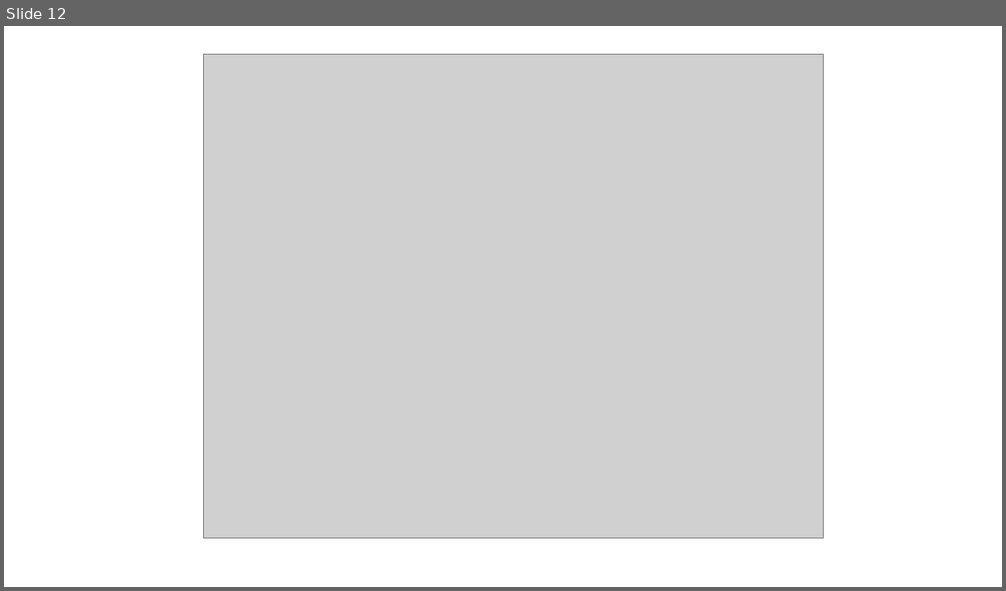
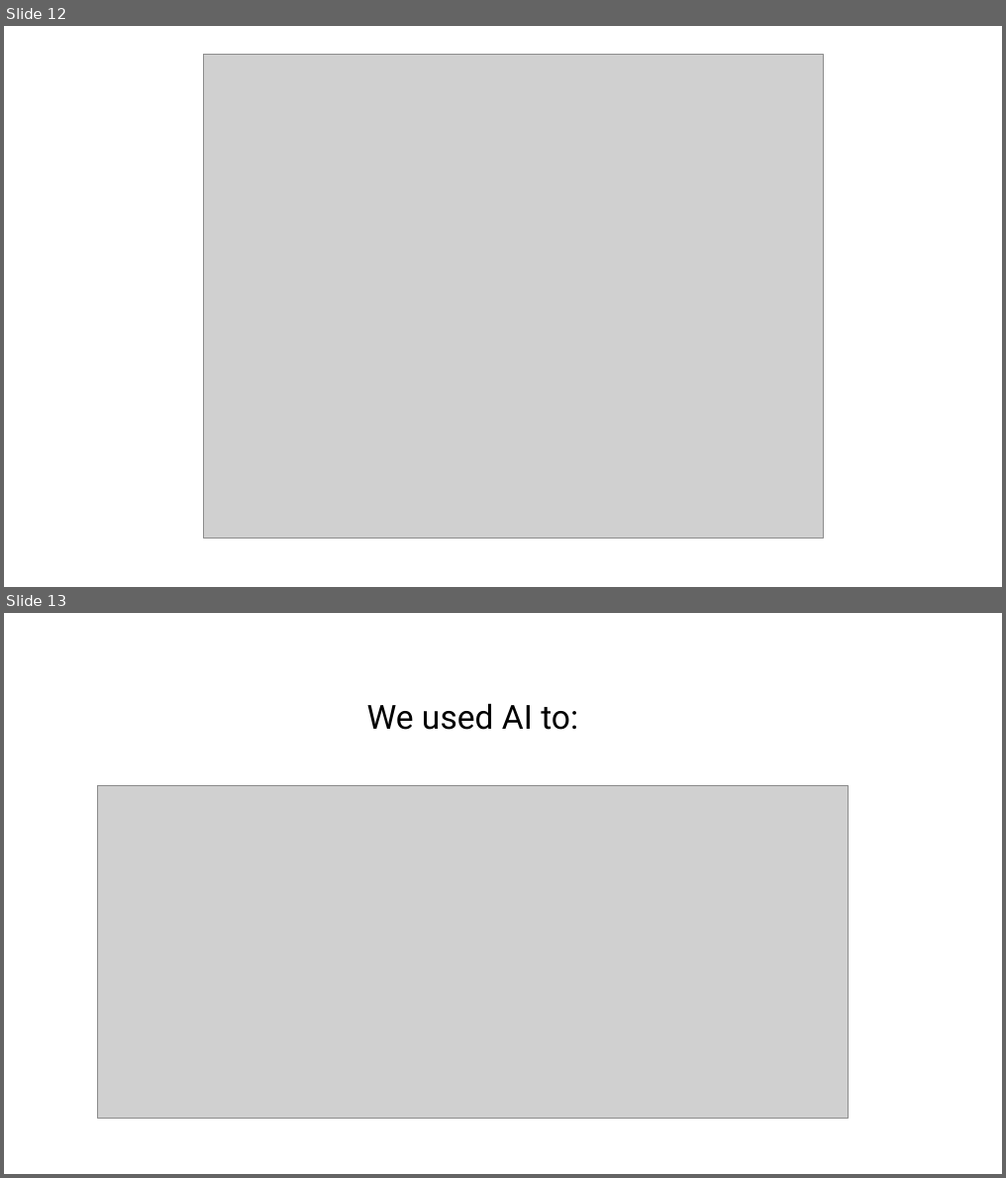
Before and after one commit to Lefteris-B/2024-CSAW, a slide deck: presentations/CSAW_2024_second_stage.pptx. Shown one above the other, each under a label of ours: slide 12 before the commit, slides 12 and 13 after it. The pictures are 1006x591 and 1006x1178 pixels, drawn with LibreOffice and Linux fonts; fonts in the diff are those of the drawing; grey boxes stand for pictures. Boxes give left, top, right and bottom in pixels: in the first picture for what was removed or moved away, otherwise in the second. Text is boxed around its words. In the diff, an @@ line names an element or a change of style, - is before the commit and + after.

```diff
--- a/presentations/CSAW_2024_second_stage.pptx
+++ b/presentations/CSAW_2024_second_stage.pptx
@@ slide 13 added at <box>4,613,1002,1174</box>, background #FFFFFF @@
@@ text added at <box>367,703,578,730</box>, 32 pt, text #000000 @@
+We used AI to:
@@ picture added at <box>98,785,848,1118</box> @@
```
Also in this commit, not shown: 13 slides changed, 4 other slides added, 4 other files.
